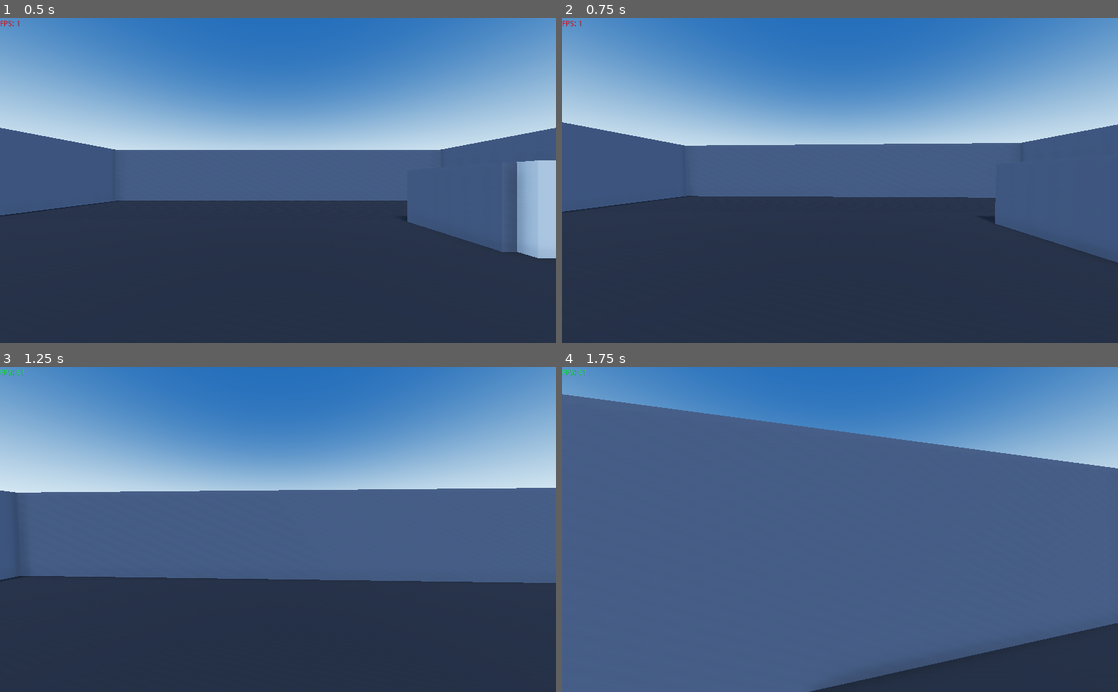
Above: before the commit, frames 1-4 (two rows, left to right).
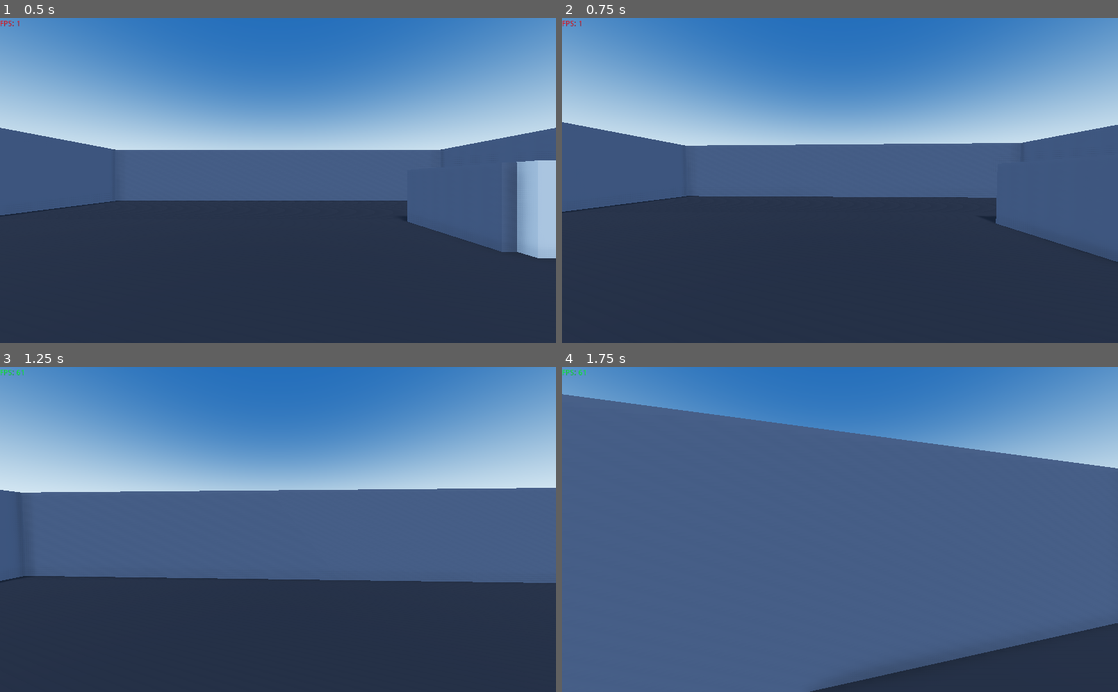
Above: after the commit, the same moments.

Repository: Whimfoome/godot-FirstPersonStarter
Game: Godot game, scene res://FirstPersonStarter/Maps/Levels/L_Main.tscn
The game is run twice, just before and just after one commit, with the same random seed, the same clock (stepped at 60 frames per second) and the same inputs.
Inputs (mouse positions are in pixels of both pictures, inside the frame that each line leads up to):
- Up to frame 1 (0.5 s): no input
- Up to frame 2 (0.75 s): move the mouse to (834, 187) at 0.52 s; hold W (moveForward) from 0.53 s (still down); hold Shift (moveSprint) from 0.53 s (still down)
- Up to frame 3 (1.25 s): keep holding W (moveForward); keep holding Shift (moveSprint); tap Space (moveJump) at 0.77 s
- Up to frame 4 (1.75 s): keep holding W (moveForward); move the mouse to (878, 532) at 1.27 s; release Shift (moveSprint) at 1.28 s; tap Shift (moveSprint) at 1.35 s; tap Space (moveJump) at 1.52 s

Frame 1 is identical in both runs. In frame 2, less than 0.1% of the frame differs, in the area x 0-100%, y 32-76%; in frame 3, less than 0.1%; in frame 4, less than 0.1%.

Commit message:
accel fix

Diff:
--- a/FirstPersonStarter/Core/Scripts/player_controller.gd
+++ b/FirstPersonStarter/Core/Scripts/player_controller.gd
@@ -112,10 +112,11 @@
 		temp_accel = deacceleration
 	# interpolation and clamping
 	temp_vel = temp_vel.linear_interpolate(target, temp_accel * delta)
-	if temp_vel.x < 0.25 && temp_vel.x > -0.25:
-		temp_vel.x = 0
-	if temp_vel.z < 0.25 && temp_vel.z > -0.25:
-		temp_vel.z = 0
+	if !direction.dot(temp_vel) > 0:
+		if temp_vel.x < 0.25 && temp_vel.x > -0.25:
+			temp_vel.x = 0
+		if temp_vel.z < 0.25 && temp_vel.z > -0.25:
+			temp_vel.z = 0
 	# apply interpolation
 	velocity.x = temp_vel.x
 	velocity.z = temp_vel.z
